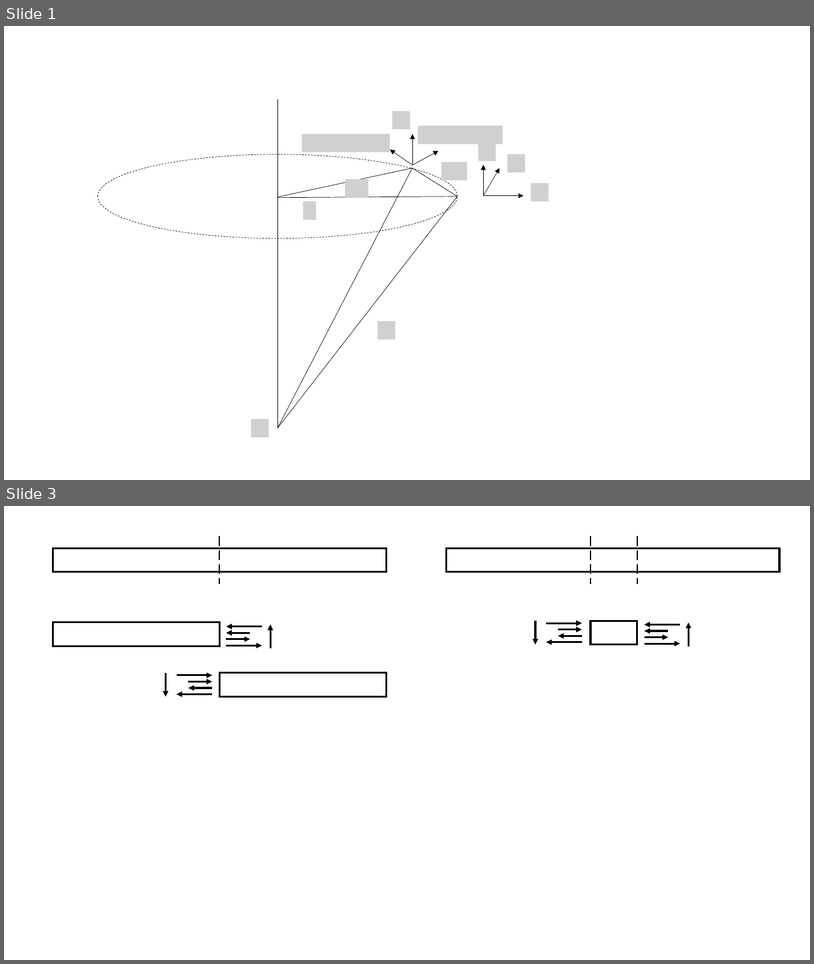
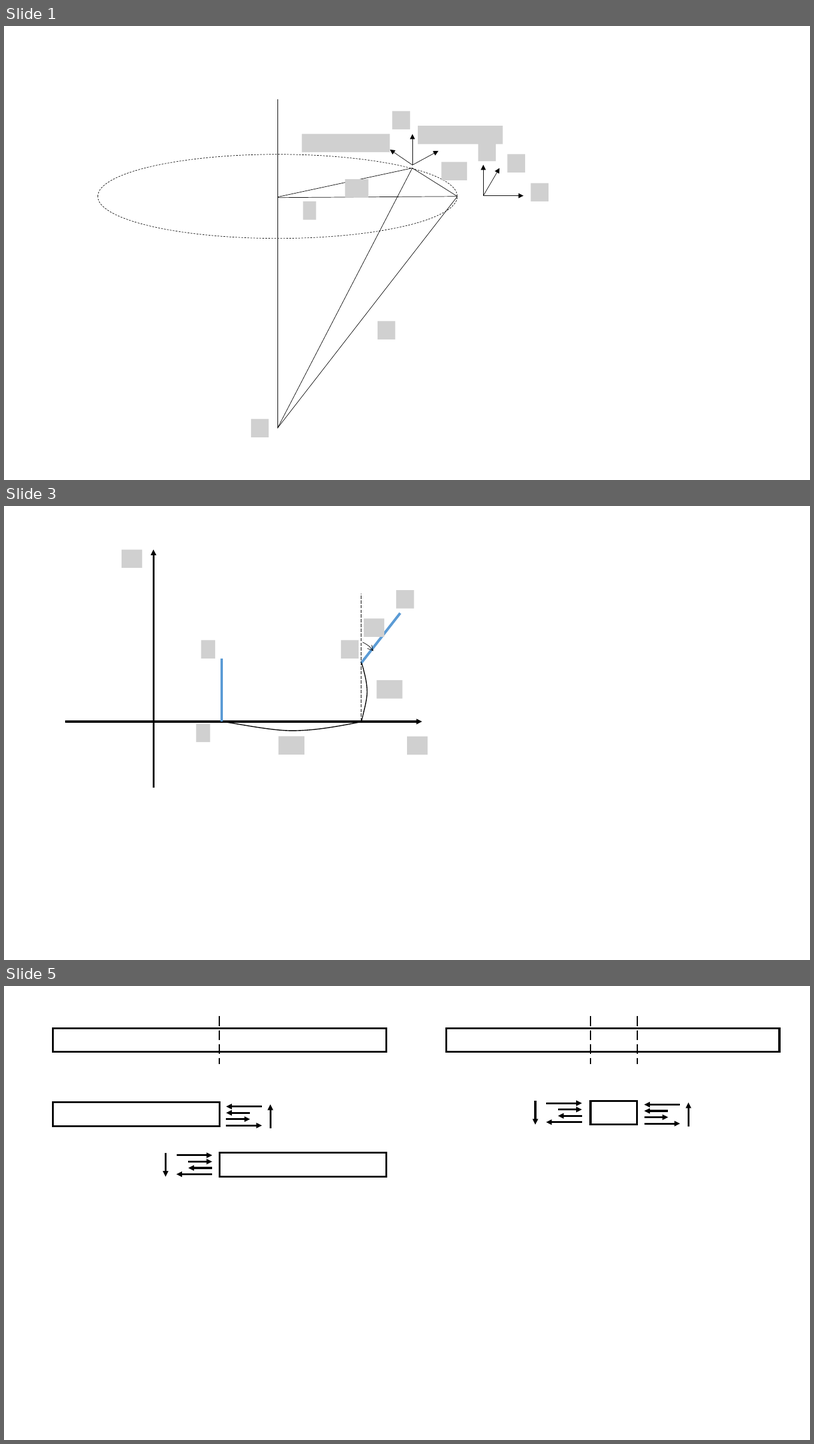
Before and after one commit to kms0523/Study, a slide deck: 그림.pptx. Shown one above the other, each under a label of ours: slides 1 and 3 before the commit, slides 1, 3 and 5 after it; the slides between them are not shown. The pictures are 814x964 and 814x1444 pixels, drawn with LibreOffice and Linux fonts; fonts in the diff are those of the drawing; grey boxes stand for pictures. Boxes give left, top, right and bottom in pixels: in the first picture for what was removed or moved away, otherwise in the second. Text is boxed around its words. In the diff, an @@ line names an element or a change of style, - is before the commit and + after.

```diff
--- a/그림.pptx
+++ b/그림.pptx
@@ slide 3 added at [4, 506, 810, 960], background #FFFFFF @@
@@ picture added at [122, 550, 143, 568] @@
@@ arrow added from (153, 788) to (153, 550), #000000 2.25 pt @@
@@ group added at [332, 590, 414, 721]: 3 pictures, 2 lines, 1 arc (boxed as its full ellipse) @@
@@ picture added at [201, 640, 215, 658] @@
@@ line added from (222, 658) to (222, 721), #5B9BD5 3 pt @@
@@ freeform shape added at [362, 663, 367, 721], outline #000000 1 pt @@
@@ picture added at [377, 680, 402, 699] @@
@@ arrow added from (65, 721) to (423, 721), #000000 2.25 pt @@
@@ picture added at [197, 724, 210, 742] @@
@@ freeform shape added at [222, 722, 362, 731], outline #000000 1 pt @@
@@ picture added at [279, 736, 305, 754] @@
@@ picture added at [408, 736, 428, 754] @@
@@ what was slide 3 is now slide 5 @@
```
Also in this commit, not shown: 2 other slides added, 1 slide removed, 16 other files.
